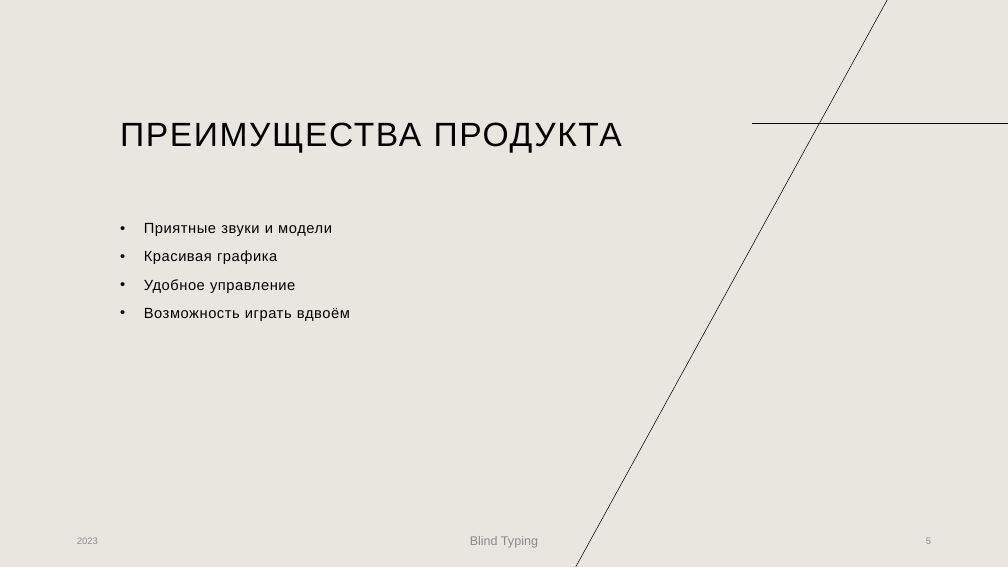
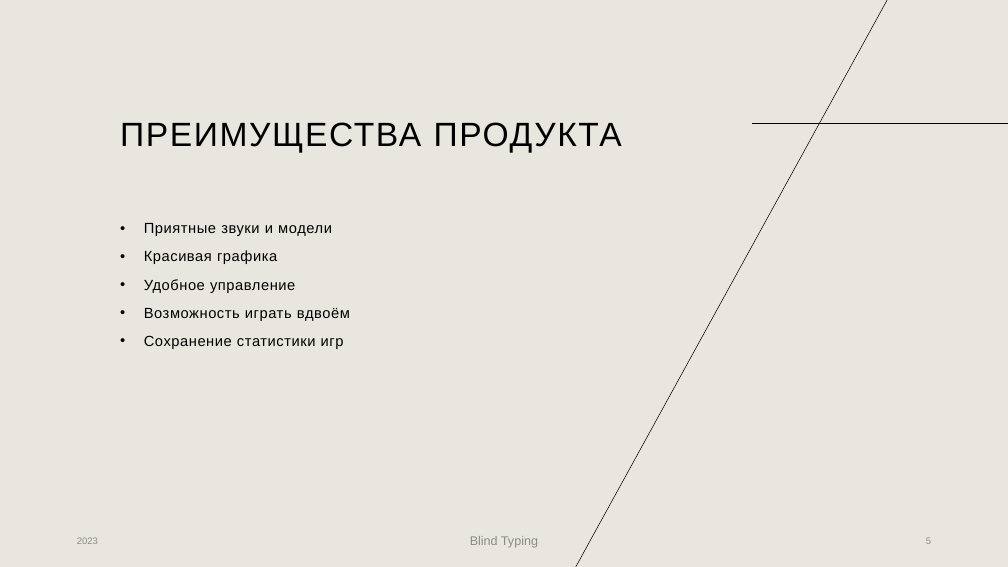
Before and after one commit to ImVladich/TanksBimAndBam, a slide deck: slide 5 of res_for_presentation/Blind Typing.pptx. Drawn at 1008x567 pixels with LibreOffice and Linux fonts; fonts in the diff are those of the drawing. Boxes give left, top, right and bottom in pixels: in the first picture for what was removed or moved away, otherwise in the second. Text is boxed around its words. In the diff, an @@ line names an element or a change of style, - is before the commit and + after.

```diff
--- a/res_for_presentation/Blind Typing.pptx
+++ b/res_for_presentation/Blind Typing.pptx
@@ text at <box>144,335,344,349</box>: paragraph added @@
+• Сохранение статистики игр
```
Also in this commit, not shown: 3 other slides changed.
